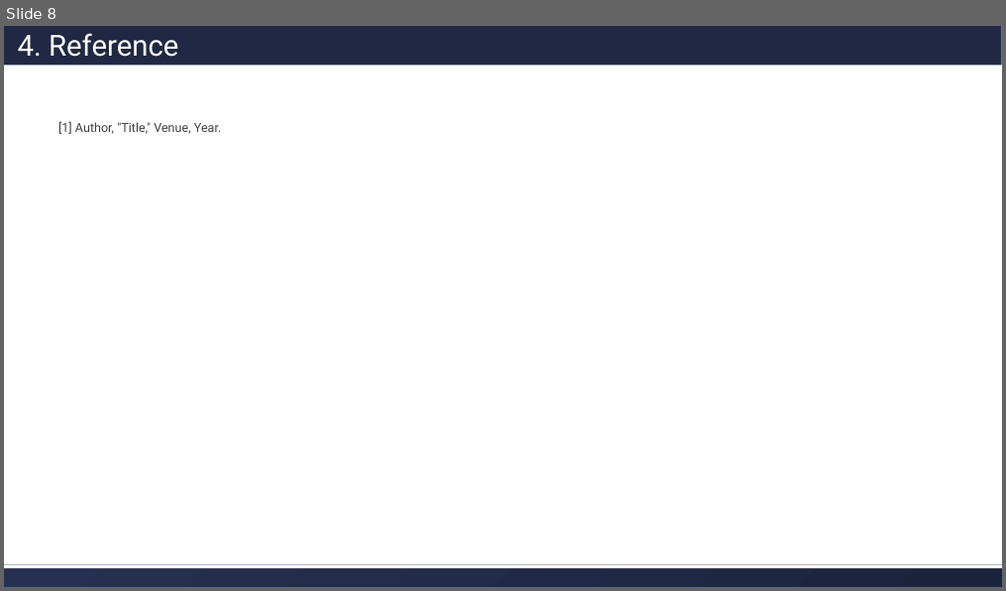
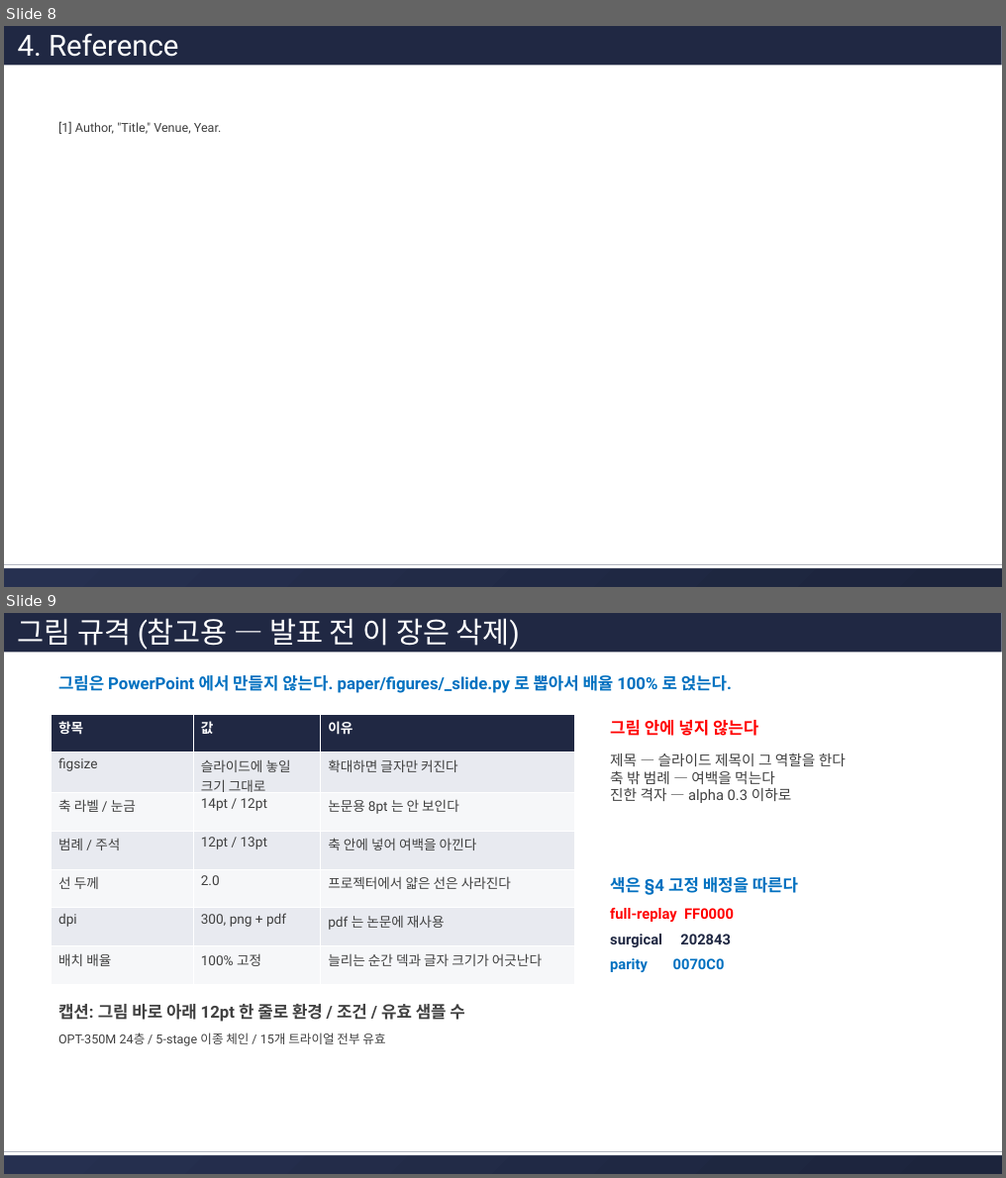
Before and after one commit to hjkim24/RADP, a slide deck: ppt/template/radp-progress-template.pptx. Shown one above the other, each under a label of ours: slide 8 before the commit, slides 8 and 9 after it. The pictures are 1006x591 and 1006x1178 pixels, drawn with LibreOffice and Linux fonts; fonts in the diff are those of the drawing. Boxes give left, top, right and bottom in pixels: in the first picture for what was removed or moved away, otherwise in the second. Text is boxed around its words. In the diff, an @@ line names an element or a change of style, - is before the commit and + after.

```diff
--- a/ppt/template/radp-progress-template.pptx
+++ b/ppt/template/radp-progress-template.pptx
@@ slide 9 added at bbox=[4, 613, 1002, 1174], background #FFFFFF; not listed: 2 template elements that a slide beside it also shows @@
@@ rectangle added at bbox=[4, 613, 1002, 652], fill #202843, 28 pt, text #FFFFFF @@
+그림 규격 (참고용 — 발표 전 이 장은 삭제)
@@ text added at bbox=[58, 675, 732, 693], 16 pt, text #0070C0, bold @@
+그림은 PowerPoint 에서 만들지 않는다. paper/figures/_slide.py 로 뽑아서 배율 100% 로 얹는다.
@@ table added at bbox=[52, 714, 575, 983], 7 rows, 3 columns @@
+항목 | 값 | 이유
+figsize | 슬라이드에 놓일 크기 그대로 | 확대하면 글자만 커진다
+축 라벨 / 눈금 | 14pt / 12pt | 논문용 8pt 는 안 보인다
+범례 / 주석 | 12pt / 13pt | 축 안에 넣어 여백을 아낀다
+선 두께 | 2.0 | 프로젝터에서 얇은 선은 사라진다
+dpi | 300, png + pdf | pdf 는 논문에 재사용
+배치 배율 | 100% 고정 | 늘리는 순간 덱과 글자 크기가 어긋난다
@@ text added at bbox=[610, 720, 758, 736], 16 pt, text #FF0000, bold @@
+그림 안에 넣지 않는다
@@ text added at bbox=[610, 754, 846, 803], 14 pt, text #404040 @@
+제목 — 슬라이드 제목이 그 역할을 한다
+축 밖 범례 — 여백을 먹는다
+진한 격자 — alpha 0.3 이하로
@@ text added at bbox=[610, 877, 798, 895], 16 pt, text #0070C0, bold @@
+색은 §4 고정 배정을 따른다
@@ text added at bbox=[610, 908, 734, 922], 14 pt, text #FF0000, bold @@
+full-replay FF0000
@@ text added at bbox=[610, 934, 731, 948], 14 pt, text #202843, bold @@
+surgical 202843
@@ text added at bbox=[610, 959, 725, 972], 14 pt, text #0070C0, bold @@
+parity 0070C0
@@ text added at bbox=[58, 1004, 464, 1022], 16 pt, text #404040, bold @@
+캡션: 그림 바로 아래 12pt 한 줄로 환경 / 조건 / 유효 샘플 수
@@ text added at bbox=[58, 1033, 385, 1047], 12 pt, text #404040 @@
+OPT-350M 24층 / 5-stage 이종 체인 / 15개 트라이얼 전부 유효
```
Also in this commit, not shown: 1 slide changed, 1 other file.
